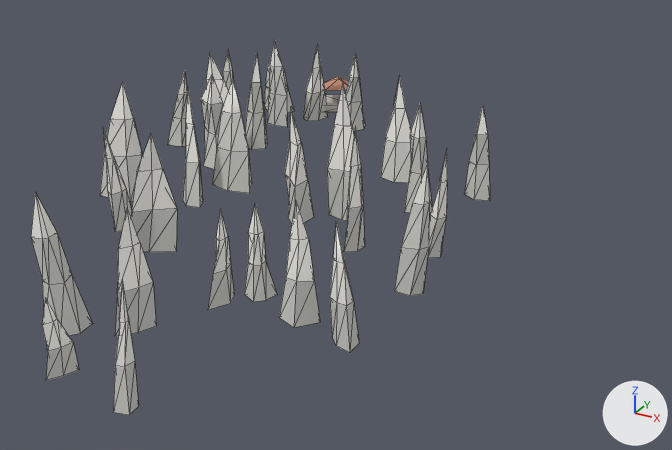
What one commit did to the glTF model assets/landmarks/hinboun-far.glb.
One viewpoint serves both versions: a camera (50 mm lens) standing at (61.8, -117.6, 529.0) and looking at (-2.0, -1.6, 471.0). Every picture has the same lights, and +X, +Y and +Z are marked at lower right. The older version comes first. Mesh edges are drawn as thin lines. Vertices at exactly the same position are counted once.

Before the edit, the objects in view are built like this:
```python
me_hinboun_far = bpy.data.meshes.new('hinboun_far')
me_hinboun_far.from_pydata(...)  # 524 vertices, 766 faces; spans x -45.3..17.5, y -34.8..36.7, z 450.5..495.2
# faces by material slot: [330, 420, 6, 10]
me_hinboun_far.materials.append(mat_lime)  # white #f6f5ef
me_hinboun_far.materials.append(mat_lime_dark)  # light grey #d1d1cb
me_hinboun_far.materials.append(mat_roof)  # brown #c58e76
me_hinboun_far.materials.append(mat_stone)  # light grey #c8c4bc
ob_hinboun_far = bpy.data.objects.new('hinboun_far', me_hinboun_far)
ob_hinboun_far.location = (0.0, 0.0, 0.0)
```
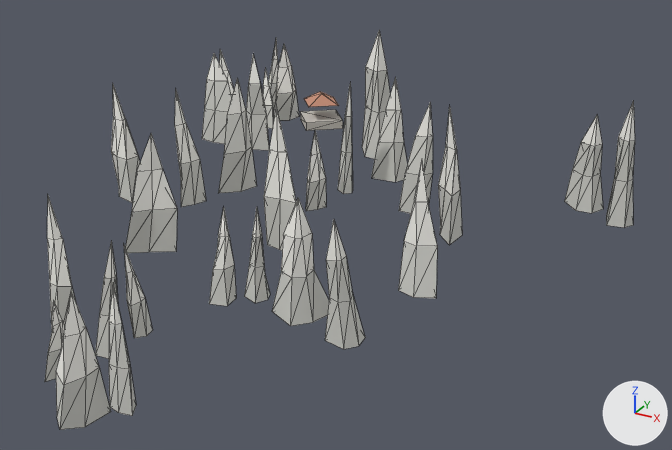
The change, as a list of edits to the scene's bpy script:
```text
Change me_hinboun_far:
    remove me_hinboun_far.from_pydata(...)  # 524 vertices, 766 faces; spans x -45.3..17.5, y -34.8..36.7, z 450.5..495.2
    add me_hinboun_far.from_pydata(...)  # 524 vertices, 766 faces; spans x -44.5..37.5, y -39.3..31.2, z 448.1..499.5
    me_hinboun_far part 1: the loose piece of 16 vertices spanning x -23.8..-20.3, y 24.2..28.3, z 477.6..491.5 is scaled about its middle by (1.7, 1.7, 1.5), then moved by (-4.3, -62.1, -26.1)
    me_hinboun_far part 2: the loose piece of 16 vertices spanning x -26.1..-18.6, y -1.4..3.2, z 472.8..491.2 is scaled about its middle by (0.572, 0.578, 1.1), then moved by (2.8, -34.1, -21.3)
    me_hinboun_far part 3: the loose piece of 16 vertices spanning x -15.3..-11.5, y -20.4..-14.6, z 462.1..477.2 is scaled about its middle by (0.951, 0.955, 0.831), then moved by (-20.7, -14.2, -12.3)
    me_hinboun_far part 4: the loose piece of 16 vertices spanning x 12.6..15.3, y -2.0..1.7, z 469.1..485.4 is scaled about its middle by (0.879, 0.873, 0.826), then moved by (-47.2, 29.7, 6.7)
    me_hinboun_far part 5: the loose piece of 16 vertices spanning x -29.2..-23.7, y -25.5..-19.1, z 456.3..476.0 is scaled about its middle by (0.537, 0.541, 0.638), then moved by (20.1, 21.6, 12.8)
    me_hinboun_far part 6: the loose piece of 16 vertices spanning x -38.7..-35.5, y -13.2..-9.4, z 466.8..484.3 is scaled about its middle by (0.886, 0.891, 0.864), then moved by (13.1, -12.3, -11.3)
    me_hinboun_far part 7: the loose piece of 16 vertices spanning x -33.6..-25.2, y 2.7..8.2, z 474.1..490.1 is scaled about its middle by (0.868, 0.872, 1.33), then moved by (25.2, 10.8, 5.2)
    me_hinboun_far part 8: the loose piece of 16 vertices spanning x 5.5..10.4, y 4.8..8.7, z 472.5..490.0 is scaled about its middle by (0.951, 0.96, 1.18), then moved by (27.2, 18.1, -2.0)
    me_hinboun_far part 9: the loose piece of 16 vertices spanning x -45.3..-36.9, y -7.0..-0.4, z 469.4..489.3 is scaled about its middle by (0.657, 0.657, 0.837), then moved by (42.3, 15.2, 4.2)
    me_hinboun_far part 10: the loose piece of 16 vertices spanning x -42.7..-36.2, y -26.3..-20.7, z 453.6..477.3 is scaled about its middle by (0.778, 0.774, 0.813), then moved by (46.2, 8.5, 4.1)
    me_hinboun_far part 11: the loose piece of 16 vertices spanning x -3.8..2.2, y -17.2..-11.4, z 461.1..480.1 is scaled about its middle by (0.896, 0.901, 1.25), then moved by (-37.4, -9.9, -5.2)
    me_hinboun_far part 12: the loose piece of 16 vertices spanning x -3.9..2.2, y -1.5..1.9, z 471.9..493.5 is scaled about its middle by (0.984, 0.986, 1.04), then moved by (-6.4, -8.1, -2.8)
    me_hinboun_far part 13: the loose piece of 6 vertices spanning x -23.7..-16.3, y 28.3..35.7, z 482.6..484.3 is turned 7.3 degrees about the z axis through its middle, then moved by (2.0, -10.0, -0.2)
    me_hinboun_far part 14: the loose piece of 8 vertices spanning x -24.6..-15.4, y 27.3..36.7, z 478.7..480.0 is turned 7.3 degrees about the z axis through its middle, then moved by (2.0, -10.0, -0.2)
    me_hinboun_far part 15: 141 of 524 vertices moved; they spanned x -41.6..-10.8, y -12.0..30.3, z 470.9..494.2 and now span x -38.4..32.9, y -34.9..24.0, z 453.9..499.5; mean shift (13.1, -10.8, -5.0); largest move (-21.5, 26.8, 492.6) -> (-25.5, -34.9, 470.5)
    me_hinboun_far part 16: 124 of 524 vertices moved; they spanned x -11.9..17.5, y -17.6..16.7, z 459.9..495.2 and now span x -44.5..36.0, y -31.0..31.1, z 461.1..494.0; mean shift (-12.0, 5.9, 2.1); largest move (13.9, 1.6, 486.6) -> (-33.4, 31.1, 491.7)
    me_hinboun_far part 17: 34 of 524 vertices moved; they spanned x -35.6..-17.9, y -34.8..-29.2, z 450.5..472.3 and now span x -29.2..-11.5, y -18.8..-3.0, z 462.1..491.4; mean shift (6.1, 21.3, 16.0); largest move (-34.8, -31.5, 464.5) -> (-29.1, -4.9, 491.4)
    other edits to the shape of me_hinboun_far do not show in these pictures
```

Changed parts and their boxes (x1, y1, x2, y2) in the pictures (672 x 450 px; the box of a moved part takes in the faces that stretch with it):
'hinboun_far', reshaped (28% wider, 7% taller): before (31, 41, 490, 415); after (45, 30, 635, 430)
part 1 of me_hinboun_far, moved or reshaped: before (303, 44, 327, 121); after (56, 291, 111, 430)
part 2 of me_hinboun_far, moved or reshaped: before (212, 78, 252, 193); after (109, 285, 136, 416)
part 3 of me_hinboun_far, moved or reshaped: before (208, 209, 234, 310); after (45, 301, 65, 382)
part 4 of me_hinboun_far, moved or reshaped: before (427, 151, 447, 258); after (268, 40, 278, 109)
part 5 of me_hinboun_far, moved or reshaped: before (115, 208, 156, 336); after (306, 130, 326, 211)
part 6 of me_hinboun_far, moved or reshaped: before (103, 126, 132, 232); after (124, 245, 153, 338)
part 7 of me_hinboun_far, moved or reshaped: before (201, 75, 223, 169); after (362, 30, 390, 159)
part 8 of me_hinboun_far, moved or reshaped: before (404, 104, 432, 213); after (606, 101, 635, 228)
part 9 of me_hinboun_far, moved or reshaped: before (100, 82, 143, 202); after (371, 77, 407, 182)
part 10 of me_hinboun_far, moved or reshaped: before (31, 193, 93, 335); after (325, 219, 365, 349)
part 11 of me_hinboun_far, moved or reshaped: before (279, 200, 320, 328); after (47, 196, 76, 329)
part 12 of me_hinboun_far, moved or reshaped: before (327, 84, 354, 221); after (264, 105, 296, 250)
part 13 of me_hinboun_far, moved or reshaped: before (324, 77, 348, 90); after (304, 92, 338, 107)
part 14 of me_hinboun_far, moved or reshaped (mostly hidden before): before (324, 95, 340, 112); after (300, 110, 343, 131)
part 15 of me_hinboun_far, moved or reshaped: before (168, 41, 365, 208); after (95, 49, 603, 359)
part 16 of me_hinboun_far, moved or reshaped: before (244, 77, 490, 353); after (111, 45, 462, 326)
part 17 of me_hinboun_far, moved or reshaped: before (42, 283, 138, 415); after (175, 91, 236, 306)
